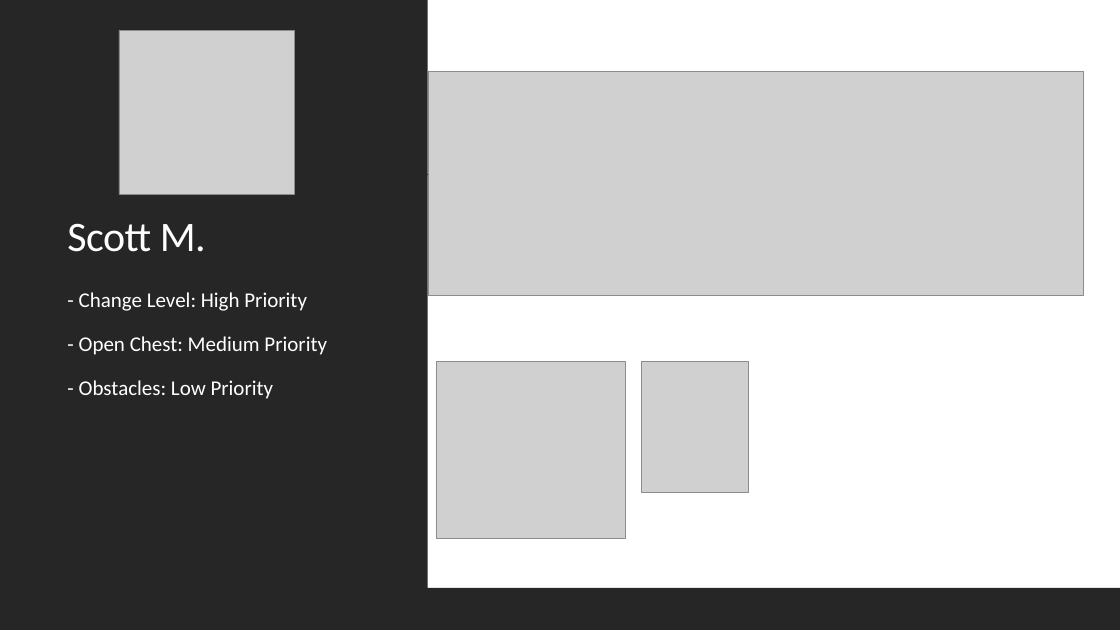
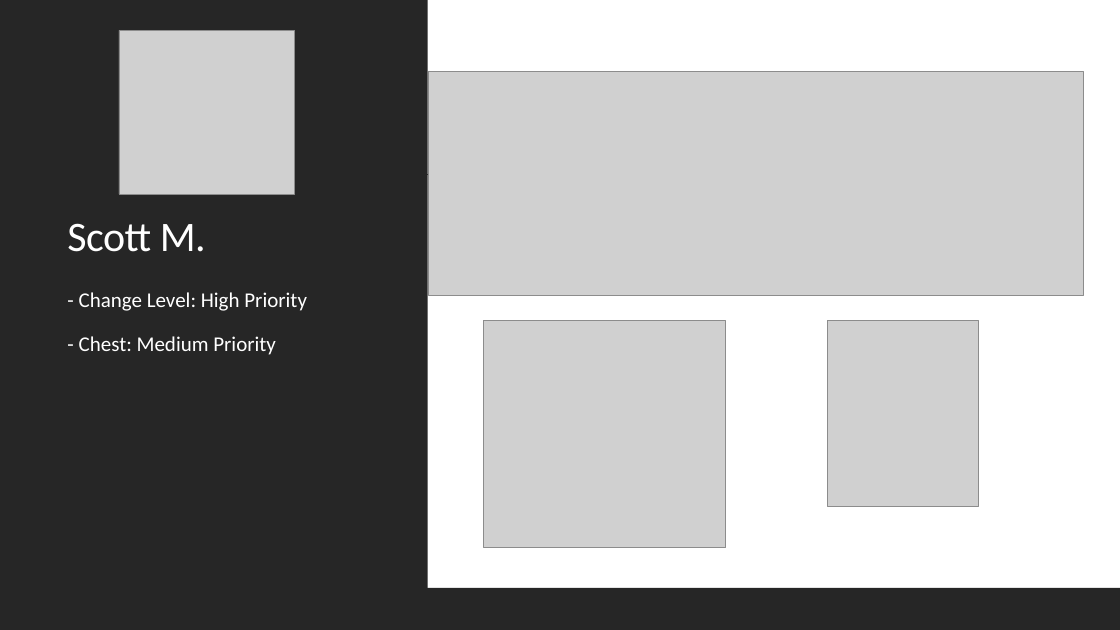
Before and after one commit to Room-4-Studios/Tower-of-Annihilation, a slide deck: slide 22 of docs/SA_Presentation.pptx (slide 18 before the commit). Drawn at 1120x630 pixels with LibreOffice and Linux fonts; fonts in the diff are those of the drawing; grey boxes stand for pictures. Boxes give left, top, right and bottom in pixels: in the first picture for what was removed or moved away, otherwise in the second. Text is boxed around its words. In the diff, an @@ line names an element or a change of style, - is before the commit and + after.

```diff
--- a/docs/SA_Presentation.pptx
+++ b/docs/SA_Presentation.pptx
@@ picture: place and size @@
-picture at (437,361,625,538)
+picture at (484,321,726,549)
@@ picture: place and size @@
-picture at (642,362,749,493)
+picture at (828,321,979,507)
@@ text at (79,336,276,355): text changed @@
-- Open Chest: Medium Priority
-- Obstacles: Low Priority
+- Chest: Medium Priority
```
Also in this commit, not shown: 3 other slides changed, 5 slides added, 2 other files.
